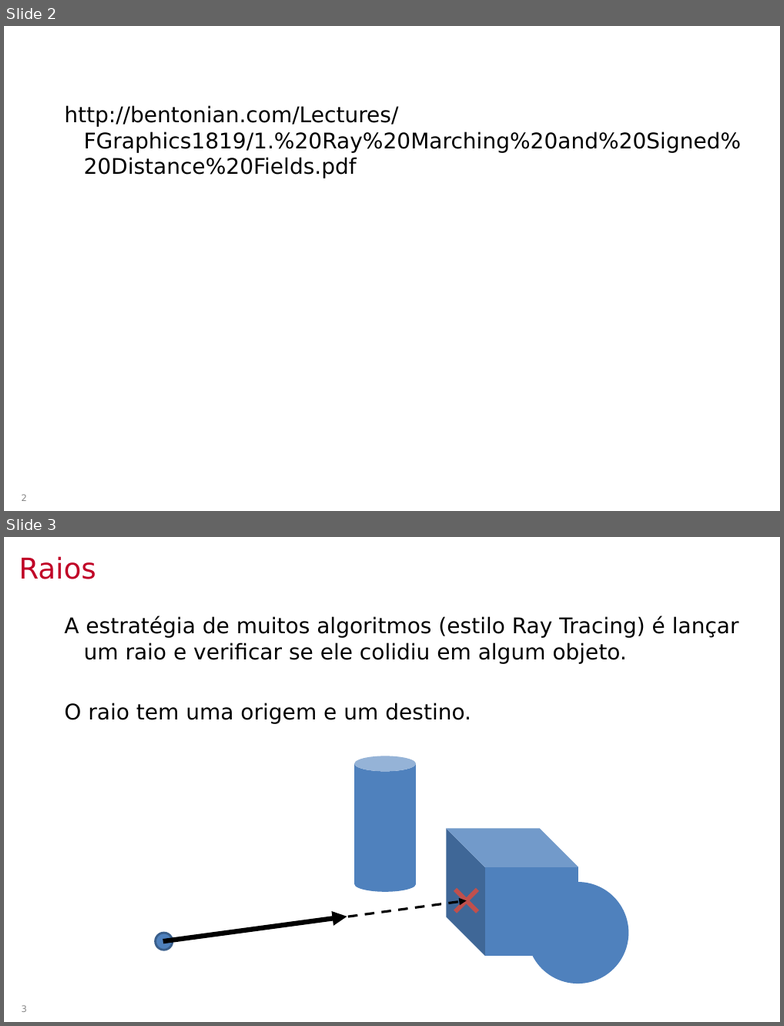
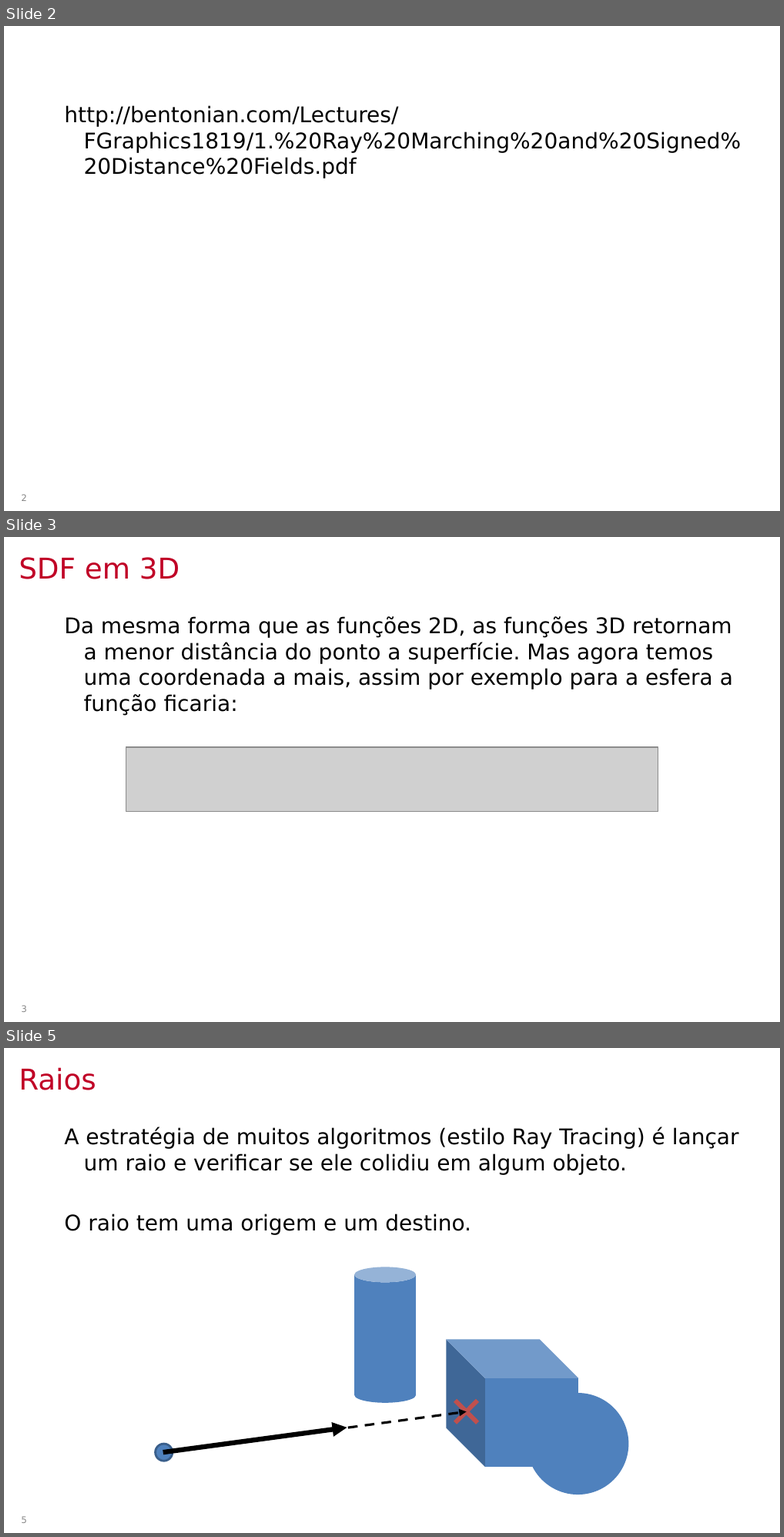
Before and after one commit to lpsoares/ComputacaoGrafica, a slide deck: content/aulas/23-ray_marching/aula23_ray_marching.pptx. Shown one above the other, each under a label of ours: slides 2 and 3 before the commit, slides 2, 3 and 5 after it; the slides between them are not shown. The pictures are 784x1026 and 784x1537 pixels, drawn with LibreOffice and Linux fonts; fonts in the diff are those of the drawing; grey boxes stand for pictures; background and template pictures are left out. Boxes give left, top, right and bottom in pixels: in the first picture for what was removed or moved away, otherwise in the second. Text is boxed around its words. In the diff, an @@ line names an element or a change of style, - is before the commit and + after.

```diff
--- a/content/aulas/23-ray_marching/aula23_ray_marching.pptx
+++ b/content/aulas/23-ray_marching/aula23_ray_marching.pptx
@@ slide 3 added at bbox=[4, 537, 780, 1022], background #FFFFFF @@
@@ title added at bbox=[19, 557, 180, 579], 26.7 pt, text #C00026 @@
+SDF em 3D
@@ text added at bbox=[64, 616, 733, 716], 20 pt, text #000000 @@
+Da mesma forma que as funções 2D, as funções 3D retornam a menor distância do ponto a superfície. Mas agora temos uma coordenada a mais, assim por exemplo para a esfera a função ficaria:
@@ picture added at bbox=[126, 747, 658, 812] @@
@@ page number added at bbox=[21, 1005, 26, 1012], 8.3 pt, text #888888 @@
+3
@@ what was slide 3 is now slide 5 @@
@@ page number at bbox=[21, 1516, 26, 1523]: text changed @@
-3
+5
```
Also in this commit, not shown: 1 slide changed, 9 other slides added, 4 other files.
